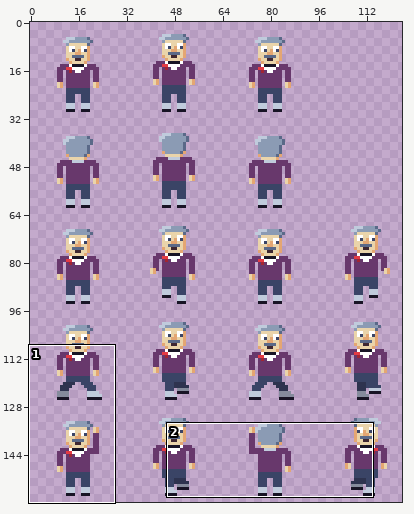
Pixel-art file: assets/textures/characters/lavatanssija_32.aseprite. Above: a wide view before the commit, with the close-up outlined.
Close-up. Earlier state:
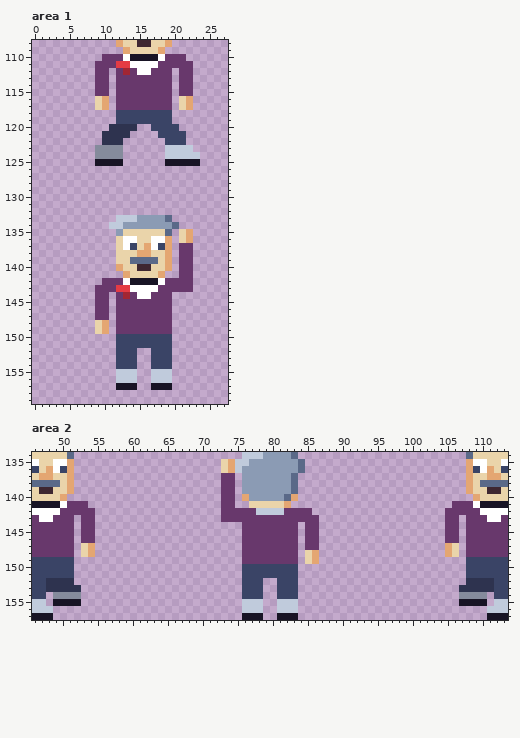
128x160 pixels, 1 frame. Shown: area 1: x 0..27, y 108..159; area 2: x 46..113, y 134..157. The wide view leaves out empty margins. The commit also changed other parts of the picture, which this record leaves out.
New version:
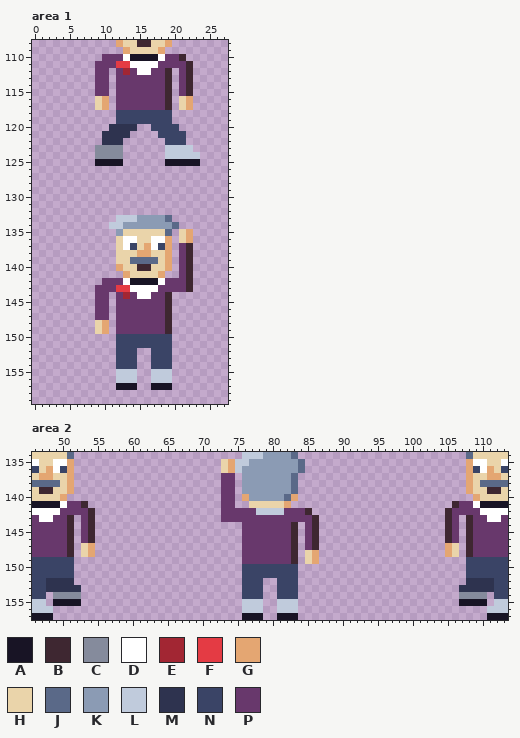
Palette (. is transparent): A #181425  B #3e2731  C #858b9c  D #ffffff  E #a22633  F #e43b44  G #e4a672  H #ead4aa  J #5a6988  K #8b9bb4  L #c0cbdc  M #2e334f  N #3a4466  P #68386c
From old to new:
Area 1:
y 110: x 21 P -> B
y 111: x 22 P -> B
y 112..115: x 19 P -> B; x 22 P -> B
y 116..117: x 19 P -> B
y 137..143: x 22 P -> B
y 144..149: x 19 P -> B
Area 2:
y 141: x 53 P -> B; x 106 P -> B
y 142: x 54 P -> B; x 85 P -> B; x 105 P -> B
y 143: x 51 P -> B; x 54 P -> B; x 86 P -> B; x 105 P -> B; x 108 P -> B
y 144..146: x 51 P -> B; x 54 P -> B; x 83 P -> B; x 86 P -> B; x 105 P -> B; x 108 P -> B
y 147: x 51 P -> B; x 83 P -> B; x 86 P -> B; x 108 P -> B
y 148: x 51 P -> B; x 83 P -> B; x 108 P -> B
y 149: x 83 P -> B
Boxes around the changes in both close-ups, in picture pixels (x1, y1, x2, y2):
changed: (165, 54, 193, 110)
changed: (165, 243, 193, 334)
changed: (67, 501, 95, 557)
changed: (445, 501, 473, 557)
changed: (291, 508, 319, 564)
